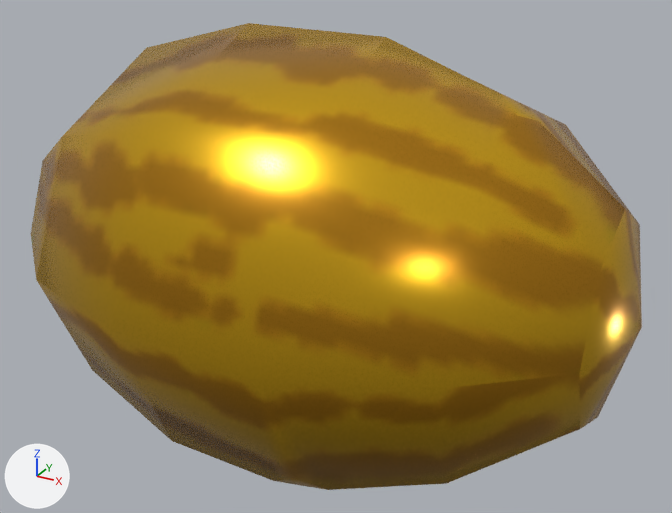
The FBX model Assets/Environment/Art/Models/watermelon_golden.fbx, before and after one commit.
The view is the same before and after, from a camera (50 mm lens) standing at (1.84, -3.19, 2.59) and looking at (0.06, 0.04, 0.98). Lighting does not change. The marker at lower left points along +X, +Y and +Z. Where no turn or scale is listed for an object, it has been applied to the vertices.

The scene before the commit, as lines of its bpy script (objects in view):
```python
mat_material_001 = principled_material('Material.001')
mat_material_001.texture = img_watermelon_big_tex_png
mat_material_001.metallic = 0.824
mat_material_001.roughness = 0.25
me_sphere_003 = bpy.data.meshes.new('Sphere.003')
me_sphere_003.from_pydata(...)  # 59 vertices, 59 faces; spans x -1.4..1.37, y -0.97..0.97, z -0.97..0.95
me_sphere_003.materials.append(mat_material_001)  # picture img_watermelon_big_tex_png
ob_watermelon_golden = bpy.data.objects.new('watermelon_golden', me_sphere_003)
ob_watermelon_golden.location = (0.0, 0.0, 0.992)
```
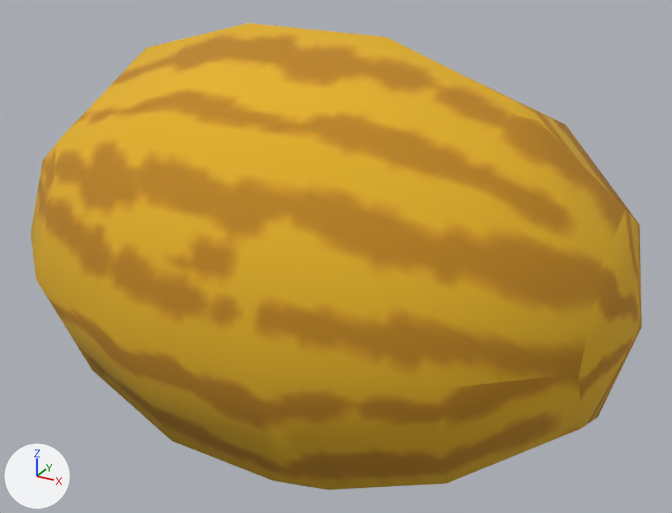
Where the newer file only moved an object's origin or applied its transform, the numbers keep the older frame.

Changed parts and their boxes [x1, y1, x2, y2] in the pictures (672 x 513 px):
'watermelon_golden', surface changed (brown to orange)
    both: [31, 23, 642, 490]

What changed in the scene script:
```text
Change mat_material_001:
    mat_material_001.metallic: 0.824 -> 0.0
    mat_material_001.roughness: 0.25 -> 0.939
```
